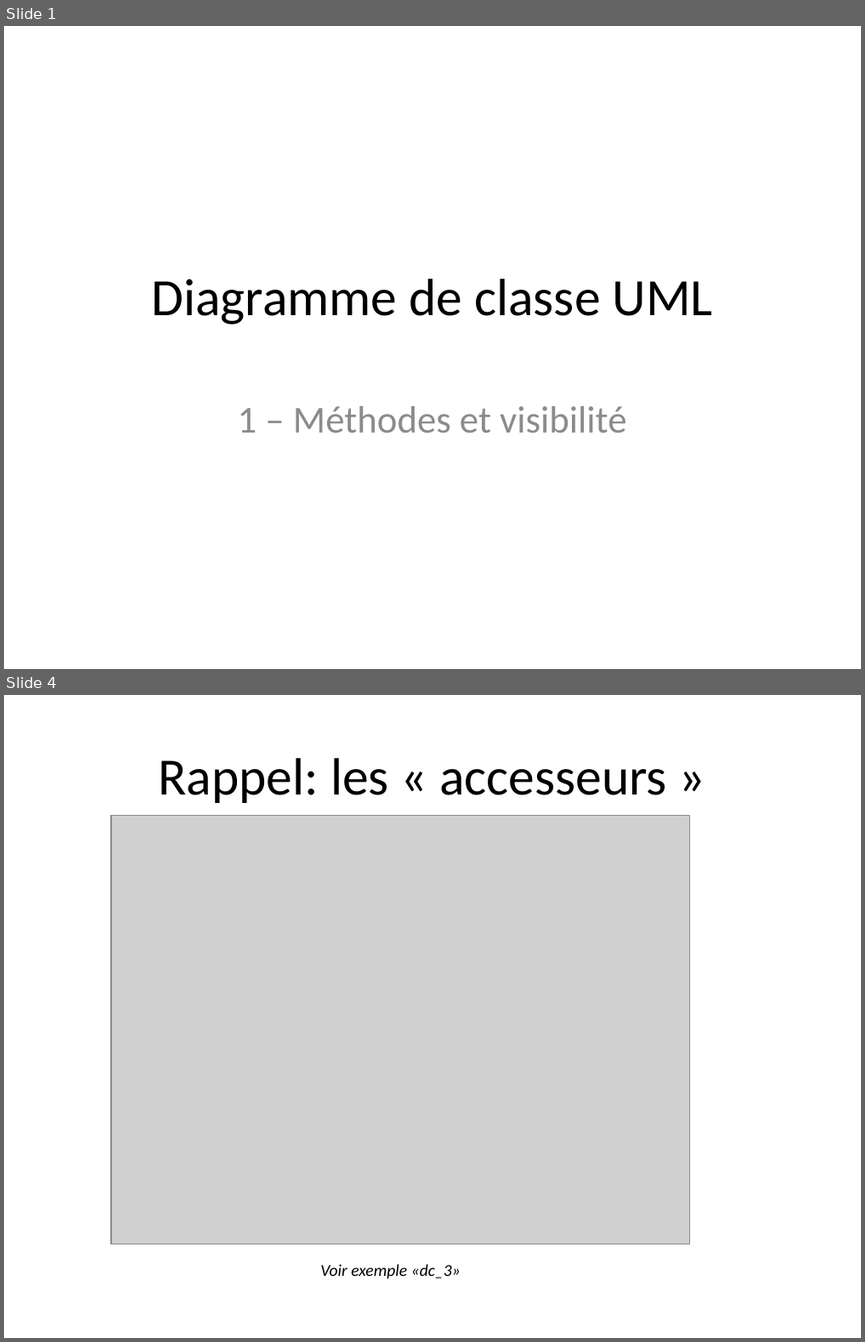
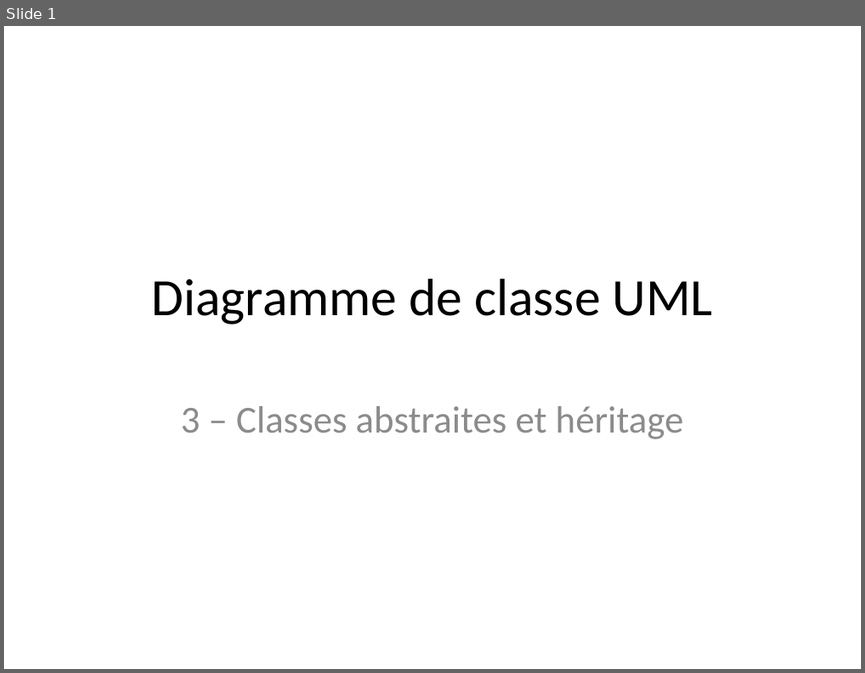
Before and after one commit to profesig/exosOO, a slide deck: Diagramme de classe/L3 - Classes abstraites et héritage/L3 - Classes abstraites et héritage.pptx. Shown one above the other, each under a label of ours: slides 1 and 4 before the commit, slide 1 after it; the slides between them are not shown. The pictures are 865x1342 and 865x673 pixels, drawn with LibreOffice and Linux fonts; fonts in the diff are those of the drawing; grey boxes stand for pictures. Boxes give left, top, right and bottom in pixels: in the first picture for what was removed or moved away, otherwise in the second. Text is boxed around its words. In the diff, an @@ line names an element or a change of style, - is before the commit and + after.

Commit message:
L3 - Classes abstraites et héritage

```diff
--- a/Diagramme de classe/L3 - Classes abstraites et héritage/L3 - Classes abstraites et héritage.pptx
+++ b/Diagramme de classe/L3 - Classes abstraites et héritage/L3 - Classes abstraites et héritage.pptx
@@ slide 4 removed at <box>4,695,861,1338</box>, background #FFFFFF @@
@@ title removed at <box>158,758,667,803</box> @@
-Rappel: les « accesseurs »
@@ picture removed at <box>111,816,689,1244</box> @@
@@ text removed at <box>320,1264,460,1278</box> @@
-Voir exemple «dc_3»
@@ slide 1 changed as well @@
@@ subtitle at <box>181,406,684,439</box>: text changed @@
-1 – Méthodes et visibilité
+3 – Classes abstraites et héritage
```
Also in this commit, not shown: 1 other slide changed, 2 slides added, 2 other slides removed, 5 other files.
